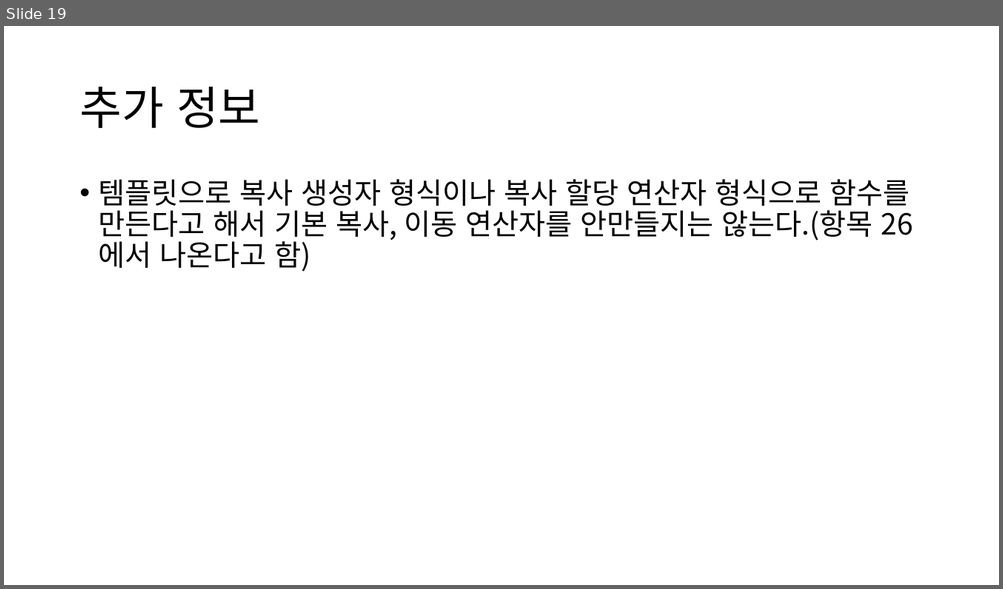
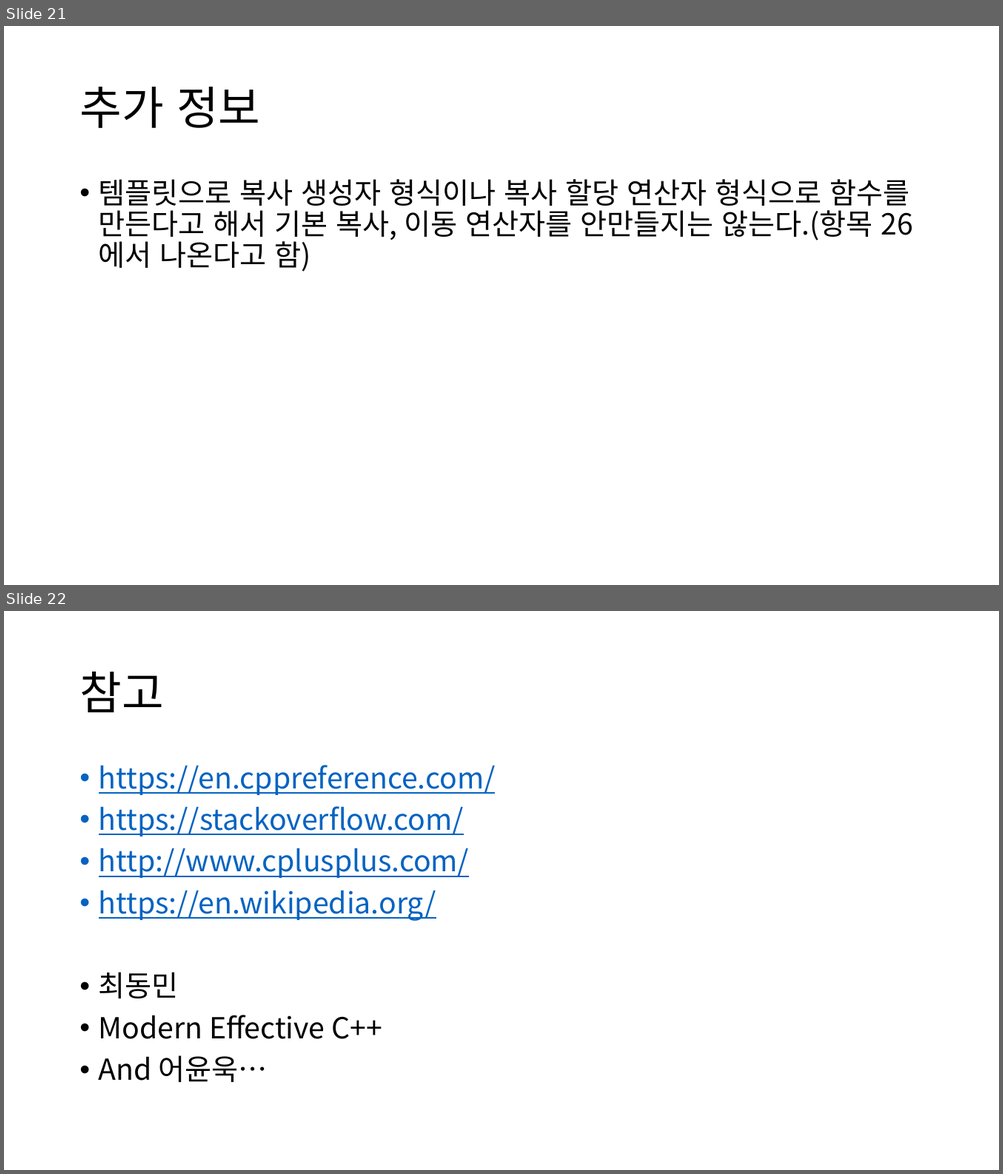
Before and after one commit to OptimizationStudy/Repo2018, a slide deck: PPT/ModernCppStudy_5_(8,16,17).pptx. Shown one above the other, each under a label of ours: slide 19 before the commit, slides 21 and 22 after it. The pictures are 1003x589 and 1003x1174 pixels, drawn with LibreOffice and Linux fonts; fonts in the diff are those of the drawing. Boxes give left, top, right and bottom in pixels: in the first picture for what was removed or moved away, otherwise in the second. Text is boxed around its words. In the diff, an @@ line names an element or a change of style, - is before the commit and + after.

```diff
--- a/PPT/ModernCppStudy_5_(8,16,17).pptx
+++ b/PPT/ModernCppStudy_5_(8,16,17).pptx
@@ slide 22 added at box(4, 611, 999, 1170), background #FFFFFF @@
@@ title added at box(79, 671, 163, 712), 44 pt, text #000000 @@
+참고
@@ text added at box(99, 765, 495, 1082), 28 pt, text #0563C1, underline @@
+• https://en.cppreference.com/
+• https://stackoverflow.com/
+• http://www.cplusplus.com/
+• https://en.wikipedia.org/
+• 최동민
+• Modern Effective C++
+• And 어윤욱…
@@ what was slide 19 is now slide 21 @@
```
Also in this commit, not shown: 2 slides changed, 2 other slides added.
